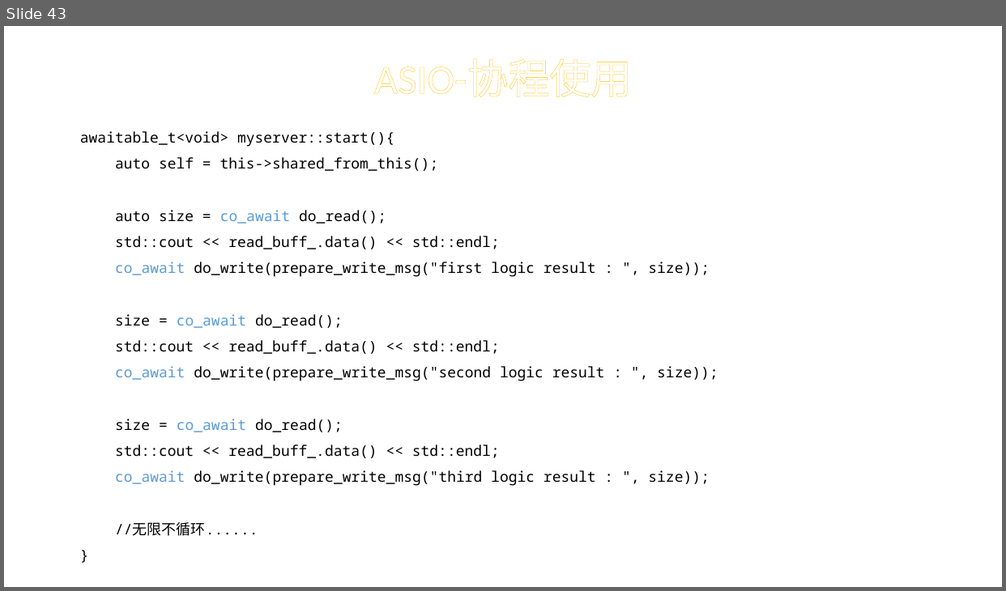
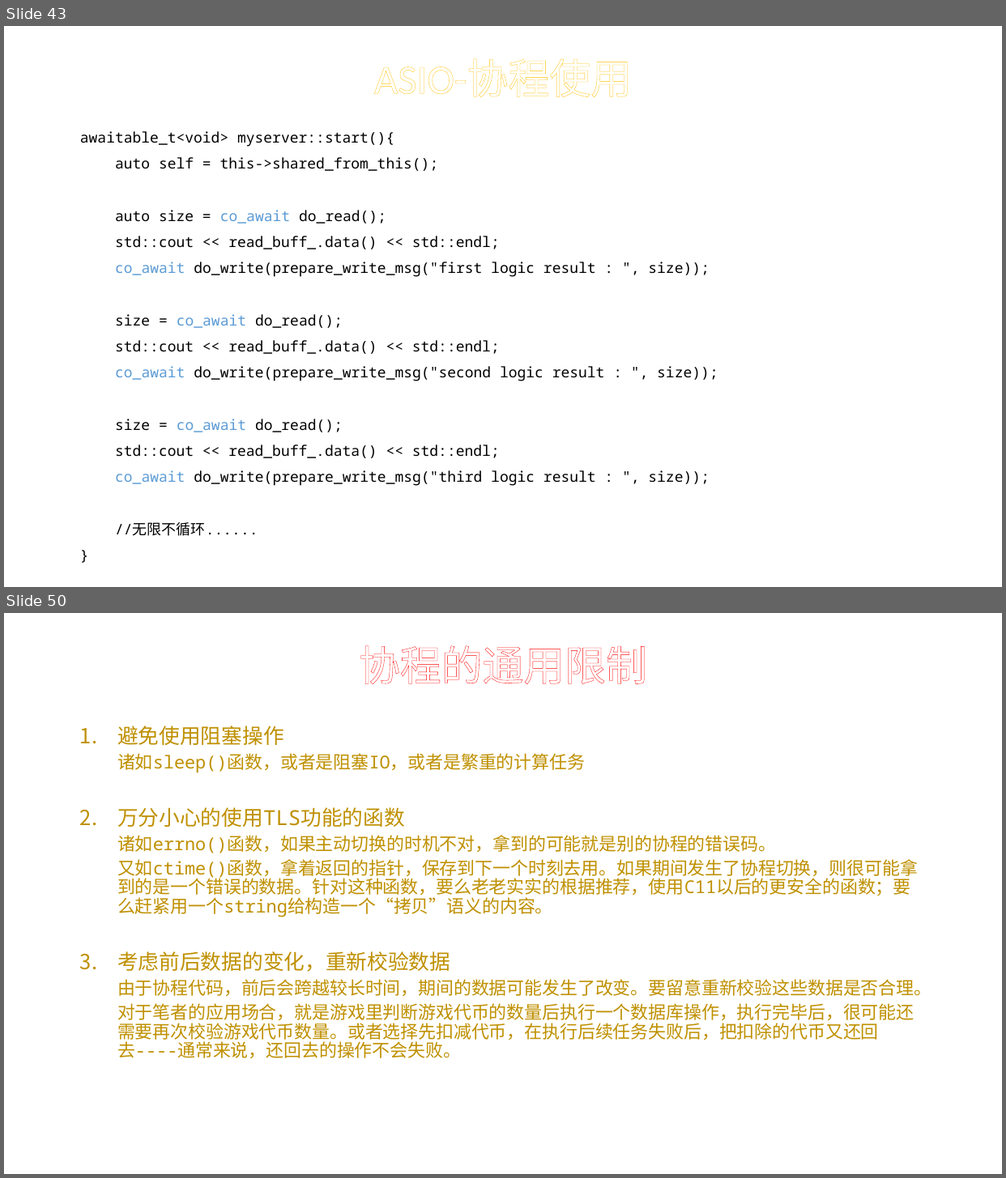
Before and after one commit to tearshark/resumef, a slide deck: Resumef实践.pptx. Shown one above the other, each under a label of ours: slide 43 before the commit, slides 43 and 50 after it; the slides between them are not shown. The pictures are 1006x591 and 1006x1178 pixels, drawn with LibreOffice and Linux fonts; fonts in the diff are those of the drawing. Boxes give left, top, right and bottom in pixels: in the first picture for what was removed or moved away, otherwise in the second. Text is boxed around its words. In the diff, an @@ line names an element or a change of style, - is before the commit and + after.

```diff
--- a/Resumef实践.pptx
+++ b/Resumef实践.pptx
@@ slide 50 added at (x1=4, y1=613, x2=1002, y2=1174), background #FFFFFF @@
@@ title added at (x1=359, y1=645, x2=647, y2=684), 39.6 pt, text #FFFFFF @@
+协程的通用限制
@@ text added at (x1=117, y1=726, x2=931, y2=1059), 17.1 pt, text #BF9000 @@
+1. 避免使用阻塞操作
+  诸如sleep()函数，或者是阻塞IO，或者是繁重的计算任务
+2. 万分小心的使用TLS功能的函数
+  诸如errno()函数，如果主动切换的时机不对，拿到的可能就是别的协程的错误码。
+  又如ctime()函数，拿着返回的指针，保存到下一个时刻去用。如果期间发生了协程切换，则很可能拿到的是一个错误的数据。针对这种函数，要么老老实实的根据推荐，使用C11以后的更安全的函数；要么赶紧用一个string给构造一个“拷贝”语义的内容。
+3. 考虑前后数据的变化，重新校验数据
+  由于协程代码，前后会跨越较长时间，期间的数据可能发生了改变。要留意重新校验这些数据是否合理。
+  对于笔者的应用场合，就是游戏里判断游戏代币的数量后执行一个数据库操作，执行完毕后，很可能还需要再次校验游戏代币数量。或者选择先扣减代币，在执行后续任务失败后，把扣除的代币又还回去----通常来说，还回去的操作不会失败。
```
Also in this commit, not shown: 10 other slides added, 1 other file.
